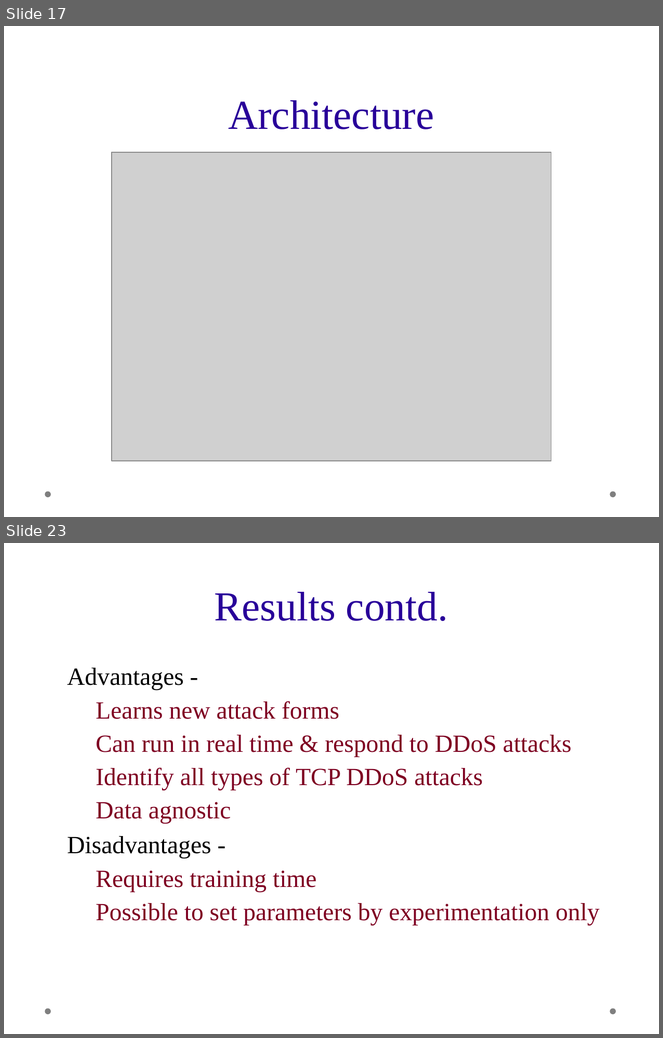
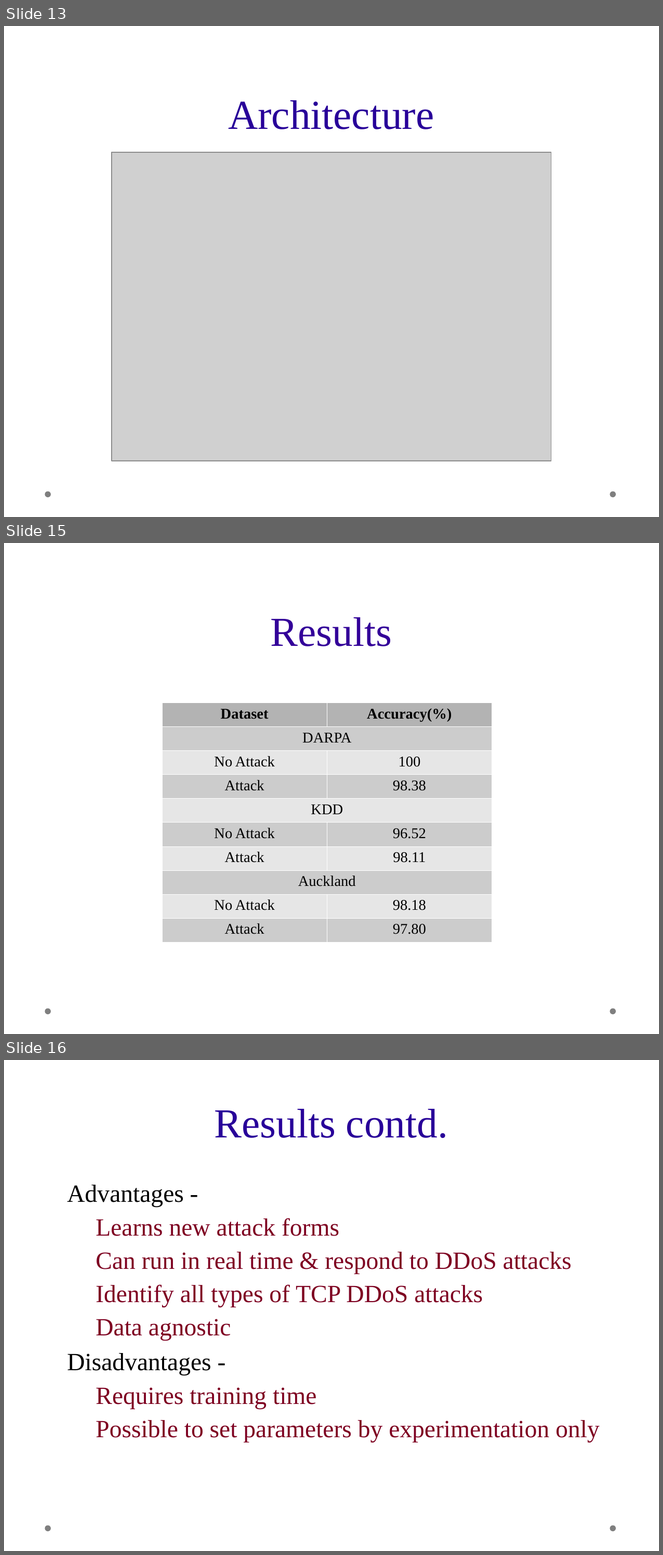
Before and after one commit to mahidharc/drdo.ids, a slide deck: presentation.odp. Shown one above the other, each under a label of ours: slides 17 and 23 before the commit, slides 13, 15 and 16 after it; the slides between them are not shown. The pictures are 663x1038 and 663x1555 pixels, drawn with LibreOffice and Linux fonts; fonts in the diff are those of the drawing; grey boxes stand for pictures; background and template pictures are left out. Boxes give left, top, right and bottom in pixels: in the first picture for what was removed or moved away, otherwise in the second. Text is boxed around its words. In the diff, an @@ line names an element or a change of style, - is before the commit and + after.

```diff
--- a/presentation.odp
+++ b/presentation.odp
@@ slide 15 added at <box>4,543,659,1034</box>, background picture (left out); not listed: 2 template elements that a slide beside it also shows @@
@@ title added at <box>271,617,392,646</box>, 50 pt, text #330099 @@
+Results
@@ table added at <box>162,703,493,937</box>, 10 rows, 2 columns @@
+Dataset | Accuracy(%)
+DARPA | 
+No Attack | 100
+Attack | 98.38
+KDD | 
+No Attack | 96.52
+Attack | 98.11
+Auckland | 
+No Attack | 98.18
+Attack | 97.80
@@ what was slide 17 is now slide 13 @@
@@ what was slide 23 is now slide 16 @@
```
Also in this commit, not shown: 2 slides changed, 1 other slide added, 10 slides removed.
